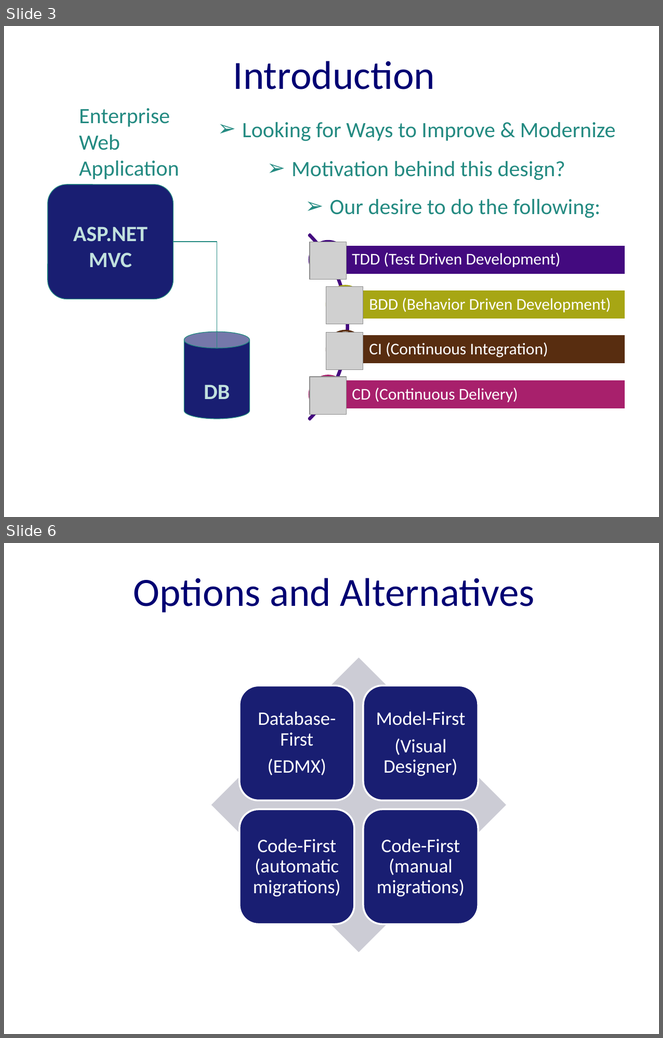
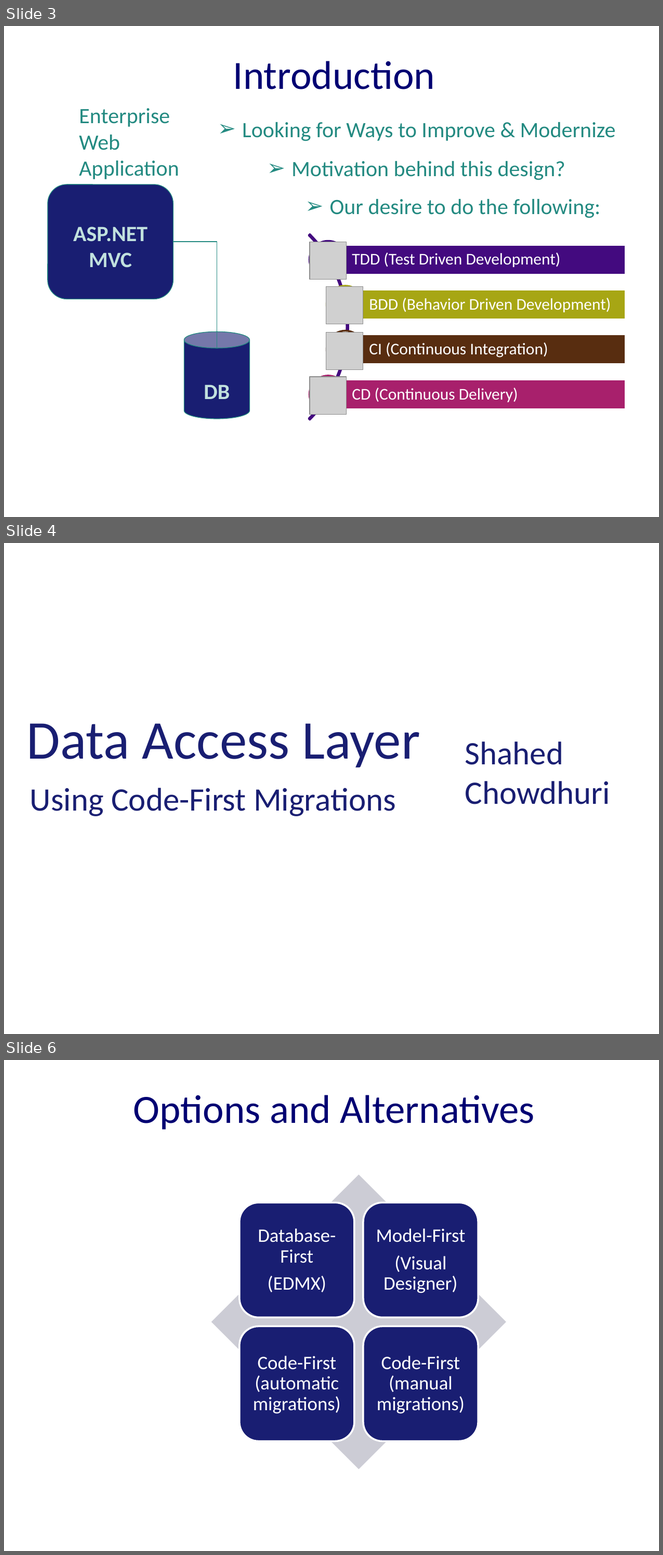
Before and after one commit to excellalabs/ExcellaLean, a slide deck: _presentations/CodeFirstMigrations.pptx. Shown one above the other, each under a label of ours: slides 3 and 6 before the commit, slides 3, 4 and 6 after it; the slides between them are not shown. The pictures are 663x1038 and 663x1555 pixels, drawn with LibreOffice and Linux fonts; fonts in the diff are those of the drawing; grey boxes stand for pictures; background and template pictures are left out. Boxes give left, top, right and bottom in pixels: in the first picture for what was removed or moved away, otherwise in the second. Text is boxed around its words. In the diff, an @@ line names an element or a change of style, - is before the commit and + after.

Commit message:
updated CodeFirstMigrations, added combined Presentations

```diff
--- a/_presentations/CodeFirstMigrations.pptx
+++ b/_presentations/CodeFirstMigrations.pptx
@@ slide 4 added at (4, 543, 659, 1034), background picture (left out) @@
@@ text added at (27, 723, 420, 768), 60 pt, text #191E72 @@
+Data Access Layer
@@ text added at (465, 742, 611, 805), 36 pt, text #191E72 @@
+Shahed
+Chowdhuri
@@ text added at (30, 788, 396, 817), 36 pt, text #191E72 @@
+Using Code-First Migrations
```
Also in this commit, not shown: 1 slide changed, 17 other slides added, 8 slides removed, 2 other files.
